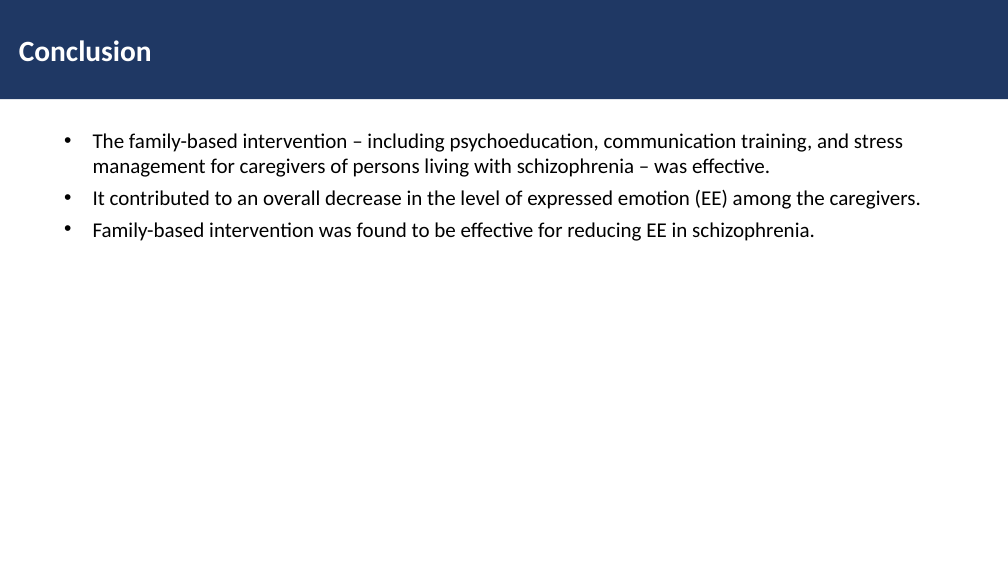
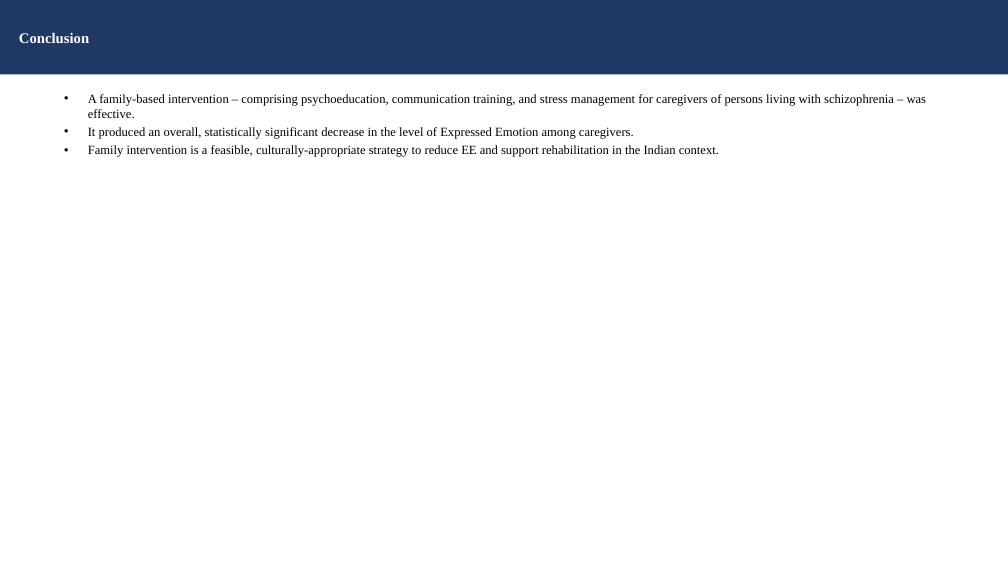
Before and after one commit to tejasdangodra786-byte/Dango-kiro, a slide deck: slide 25 of Family_Intervention_EE_Schizophrenia_JournalClub.pptx (slide 23 before the commit). Drawn at 1008x567 pixels with LibreOffice and Linux fonts; fonts in the diff are those of the drawing. Boxes give left, top, right and bottom in pixels: in the first picture for what was removed or moved away, otherwise in the second. Text is boxed around its words. In the diff, an @@ line names an element or a change of style, - is before the commit and + after.

Commit message:
Update journal-club presentation: detailed version (Times New Roman 12/14pt, operational definitions, hypotheses, session-by-session intervention, full references)

```diff
--- a/Family_Intervention_EE_Schizophrenia_JournalClub.pptx
+++ b/Family_Intervention_EE_Schizophrenia_JournalClub.pptx
@@ rectangle "Conclusion": place and size @@
-rectangle "Conclusion" at <box>0,0,1008,99</box>
+rectangle "Conclusion" at <box>0,0,1008,74</box>
@@ rectangle "Conclusion" at <box>0,0,1008,74</box>: size 28 to 14 pt, font Calibri to Times New Roman; more space between paragraphs @@
@@ text at <box>88,94,927,157</box>: text changed; size 20 to 12 pt; font Calibri to Times New Roman @@
-• The family-based intervention – including psychoeducation, communication training, and stress management for caregivers of persons living with schizophrenia – was effective.
-• It contributed to an overall decrease in the level of expressed emotion (EE) among the caregivers.
-• Family-based intervention was found to be effective for reducing EE in schizophrenia.
+• A family-based intervention – comprising psychoeducation, communication training, and stress management for caregivers of persons living with schizophrenia – was effective.
+• It produced an overall, statistically significant decrease in the level of Expressed Emotion among caregivers.
+• Family intervention is a feasible, culturally-appropriate strategy to reduce EE and support rehabilitation in the Indian context.
```
Also in this commit, not shown: 14 other slides changed, 13 slides added, 10 slides removed.
